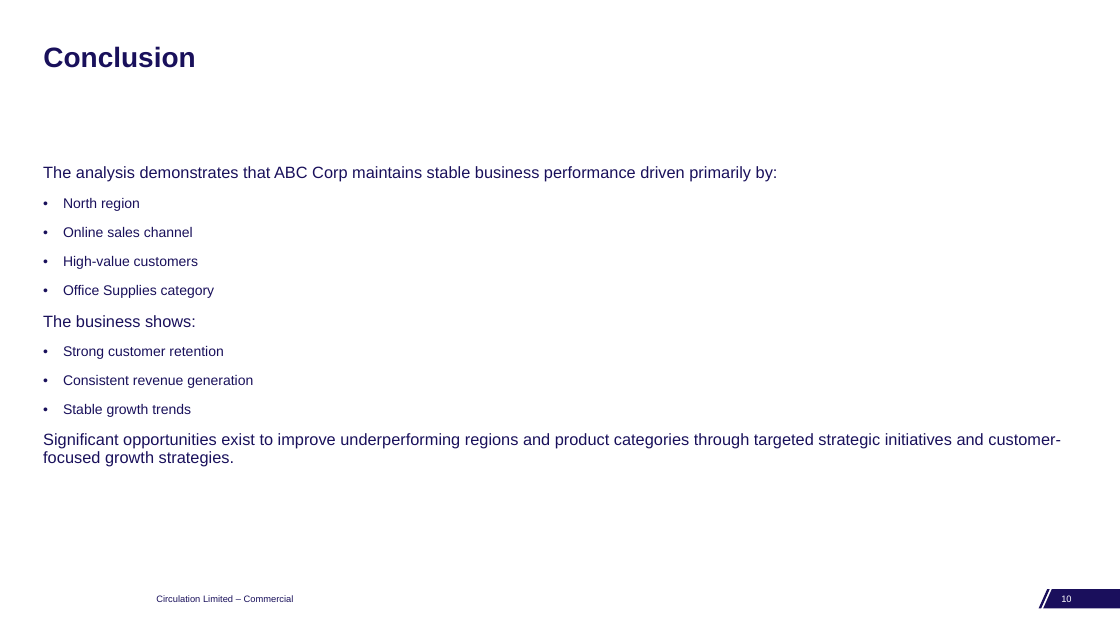
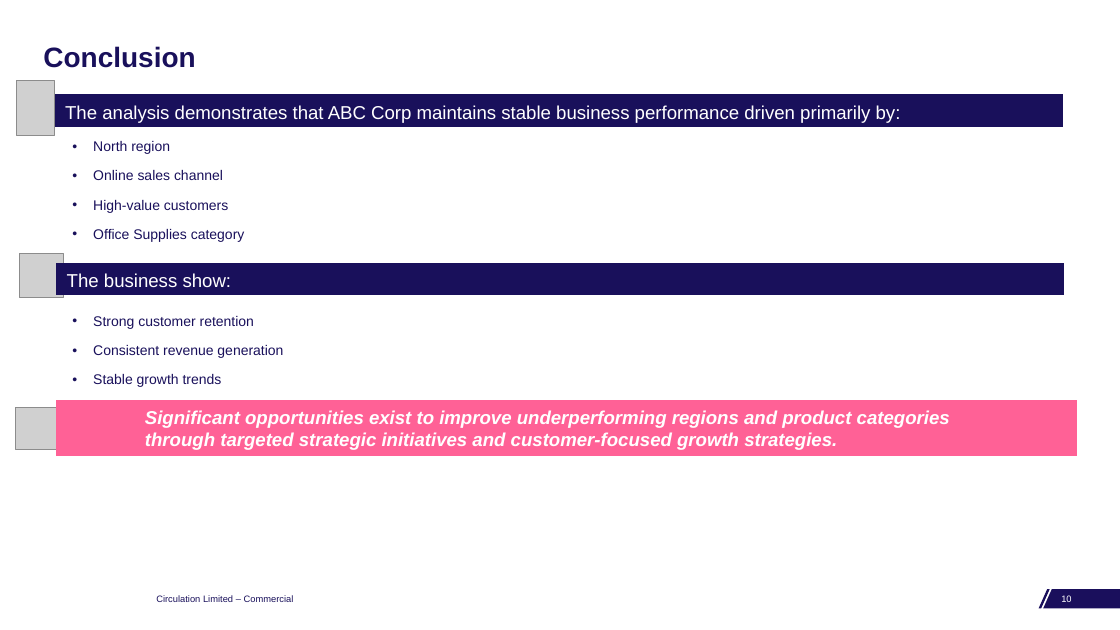
Before and after one commit to RaturiAR7/power-bi-sales-customer, a slide deck: slide 10 of Sales_Customer_Segment.ppt. Drawn at 1120x630 pixels with LibreOffice and Linux fonts; fonts in the diff are those of the drawing; grey boxes stand for pictures; background and template pictures are left out. Boxes give left, top, right and bottom in pixels: in the first picture for what was removed or moved away, otherwise in the second. Text is boxed around its words. In the diff, an @@ line names an element or a change of style, - is before the commit and + after.

Commit message:
modify layout of ppt and bi report

```diff
--- a/Sales_Customer_Segment.ppt
+++ b/Sales_Customer_Segment.ppt
@@ picture added at box(16, 81, 55, 135) @@
@@ parallelogram added at box(55, 94, 1062, 127), fill #19105B @@
@@ text "North region": place and size @@
-text "North region" at box(43, 166, 1061, 467)
+text "North region" at box(93, 141, 283, 387)
@@ text "North region" at box(93, 141, 283, 387): indent changed @@
@@ text added at box(65, 105, 901, 123), 16 pt, text #FFFFFF @@
+The analysis demonstrates that ABC Corp maintains stable business performance driven primarily by:
@@ text at box(43, 166, 778, 182): paragraph removed @@
-The analysis demonstrates that ABC Corp maintains stable business performance driven primarily by:
@@ picture added at box(19, 254, 64, 298) @@
@@ parallelogram added at box(56, 263, 1064, 296), fill #19105B @@
@@ text added at box(67, 273, 232, 287), 16 pt, text #FFFFFF @@
+The business show:
@@ text at box(43, 315, 196, 327): paragraph removed @@
-The business shows:
@@ picture added at box(16, 407, 59, 448) @@
@@ parallelogram added at box(55, 400, 1076, 457), fill #FF6196, 16 pt, text #FFFFFF, bold, italic @@
+Significant opportunities exist to improve underperforming regions and product categories through targeted strategic initiatives and customer-focused growth strategies.
@@ text at box(43, 433, 1061, 467): paragraph removed @@
-Significant opportunities exist to improve underperforming regions and product categories through targeted strategic initiatives and customer-focused growth strategies.
```
Also in this commit, not shown: 7 other slides changed, 1 other file.
